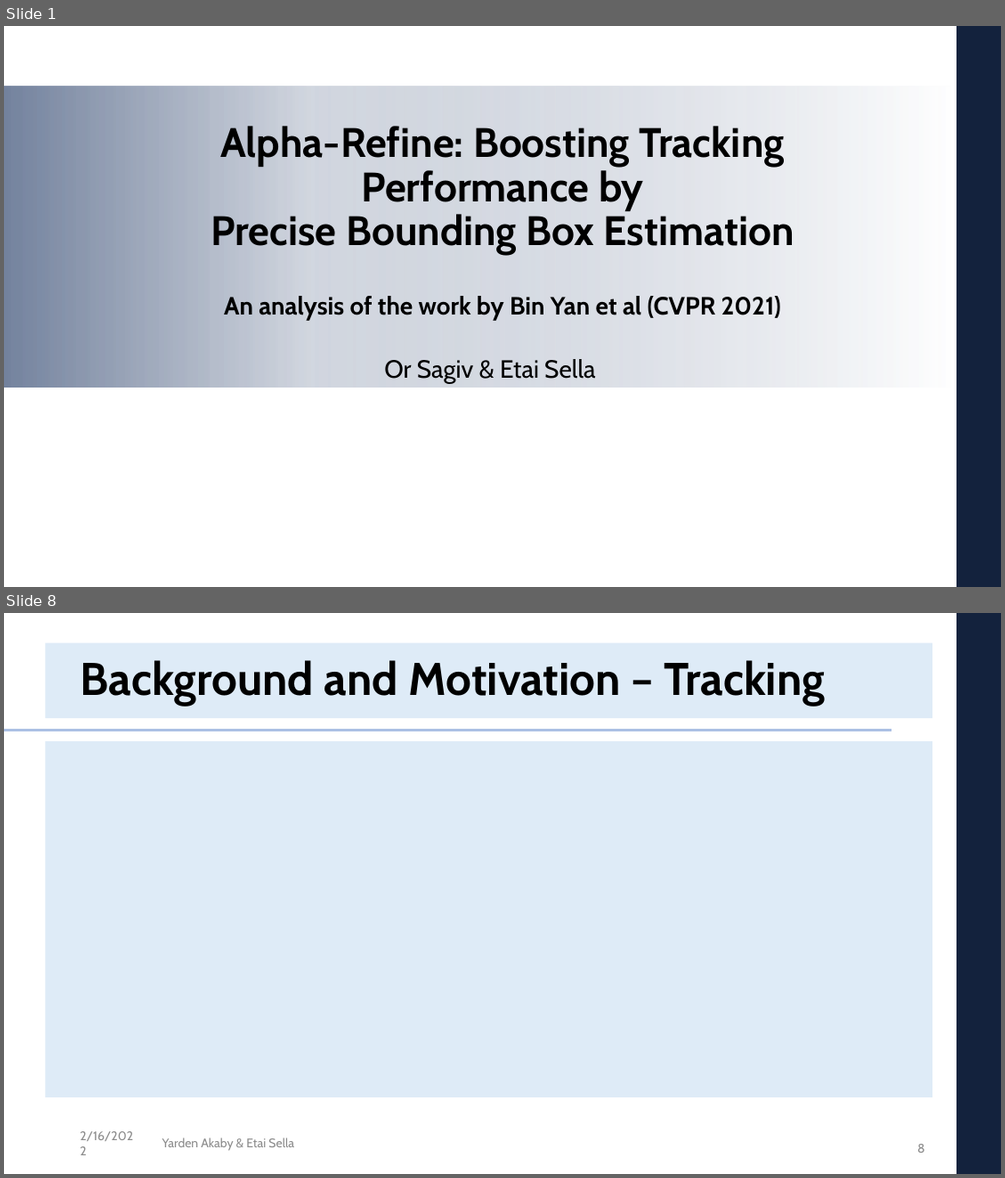
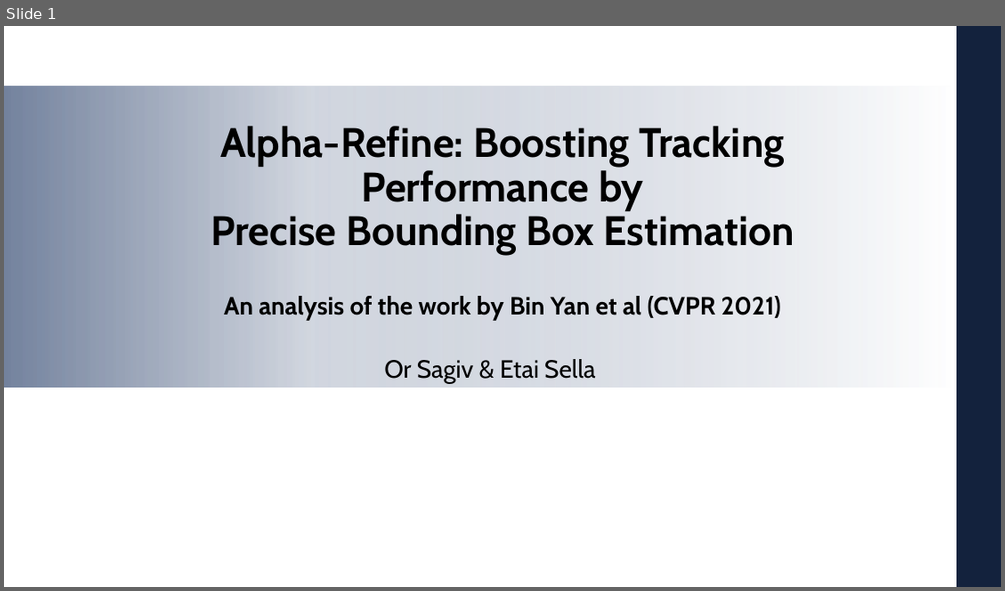
Before and after one commit to etaisella/AlphaRefine, a slide deck: Presentation/DL_project_presentation.pptx. Shown one above the other, each under a label of ours: slides 1 and 8 before the commit, slide 1 after it; the slides between them are not shown. The pictures are 1005x1178 and 1005x591 pixels, drawn with LibreOffice and Linux fonts; fonts in the diff are those of the drawing; background and template pictures are left out. Boxes give left, top, right and bottom in pixels: in the first picture for what was removed or moved away, otherwise in the second. Text is boxed around its words. In the diff, an @@ line names an element or a change of style, - is before the commit and + after.

```diff
--- a/Presentation/DL_project_presentation.pptx
+++ b/Presentation/DL_project_presentation.pptx
@@ slide 8 removed at (x1=4, y1=613, x2=1001, y2=1174), background #FFFFFF; not listed: 2 template elements that a slide beside it also shows @@
@@ rectangle removed at (x1=45, y1=643, x2=932, y2=718) @@
@@ title removed at (x1=80, y1=660, x2=825, y2=705) @@
-Background and Motivation – Tracking
@@ line removed from (4, 730) to (890, 730) @@
@@ rectangle removed at (x1=45, y1=742, x2=932, y2=1097) @@
@@ text removed at (x1=80, y1=1131, x2=133, y2=1141) @@
-2/16/2022
@@ text removed at (x1=162, y1=1137, x2=294, y2=1151) @@
-Yarden Akaby & Etai Sella
@@ page number removed at (x1=917, y1=1143, x2=925, y2=1152) @@
-8
```
Also in this commit, not shown: 14 slides changed.
